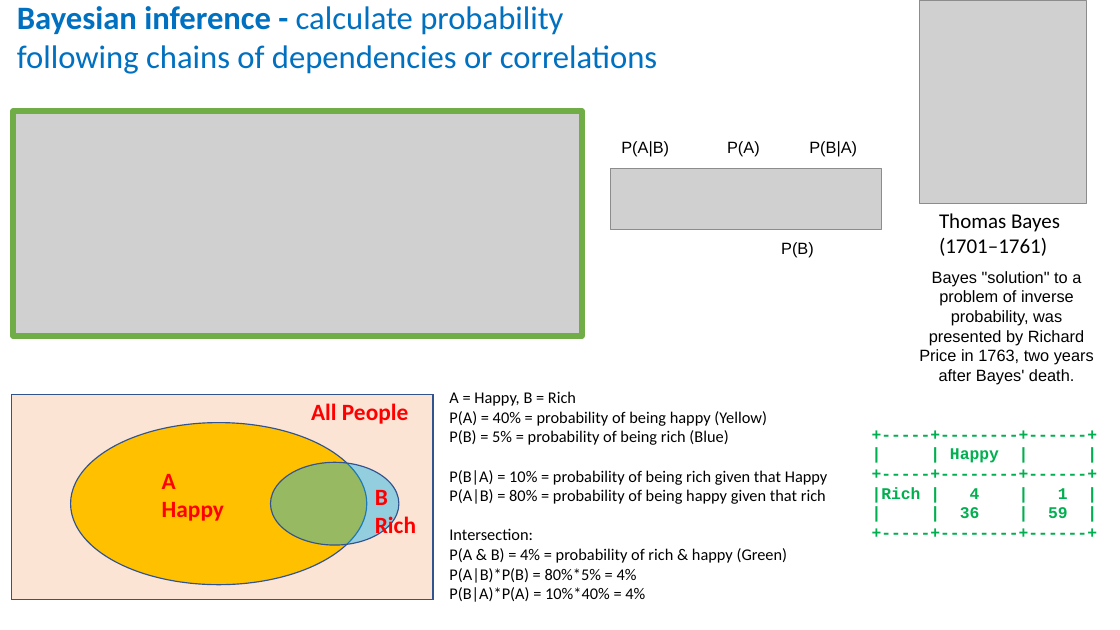
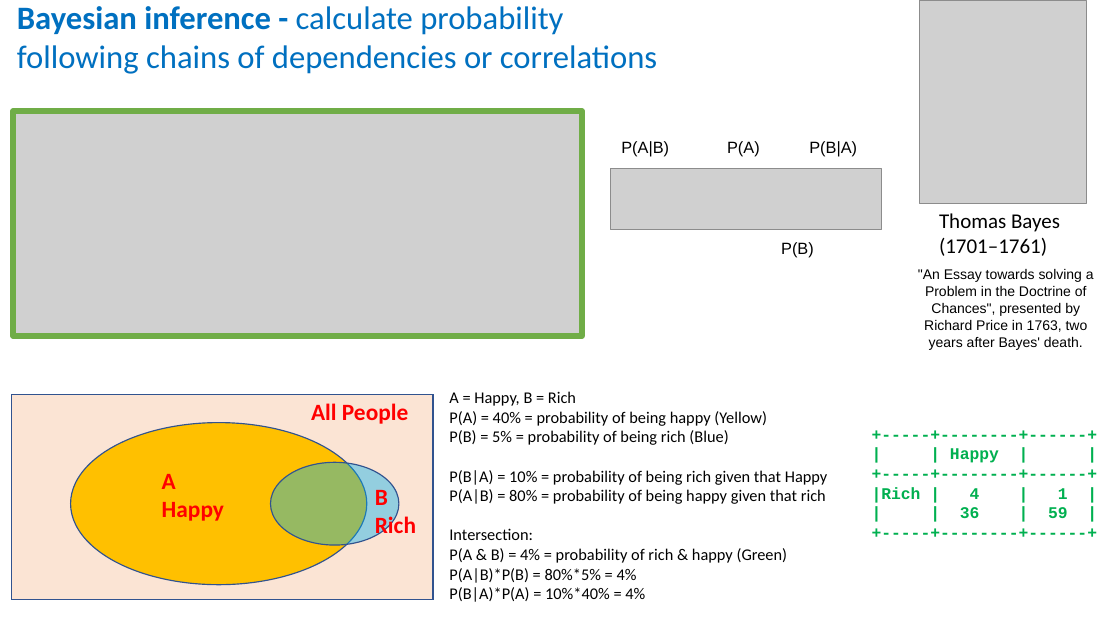
Before and after one commit to lselector/ml_ai_doc, a slide deck: slide 1 of statistics_08_Bayes_Bayesian.pptx. Drawn at 1120x630 pixels with LibreOffice and Linux fonts; fonts in the diff are those of the drawing; grey boxes stand for pictures. Boxes give left, top, right and bottom in pixels: in the first picture for what was removed or moved away, otherwise in the second. Text is boxed around its words. In the diff, an @@ line names an element or a change of style, - is before the commit and + after.

```diff
--- a/statistics_08_Bayes_Bayesian.pptx
+++ b/statistics_08_Bayes_Bayesian.pptx
@@ text at (x1=918, y1=269, x2=1094, y2=350): text changed; size 14 to 12 pt @@
-Bayes "solution" to a problem of inverse probability, was presented by Richard Price in 1763, two years after Bayes' death.
+"An Essay towards solving a Problem in the Doctrine of Chances", presented by Richard Price in 1763, two years after Bayes' death.
```
Also in this commit, not shown: 2 other slides changed, 6 slides added, 2 other files.
